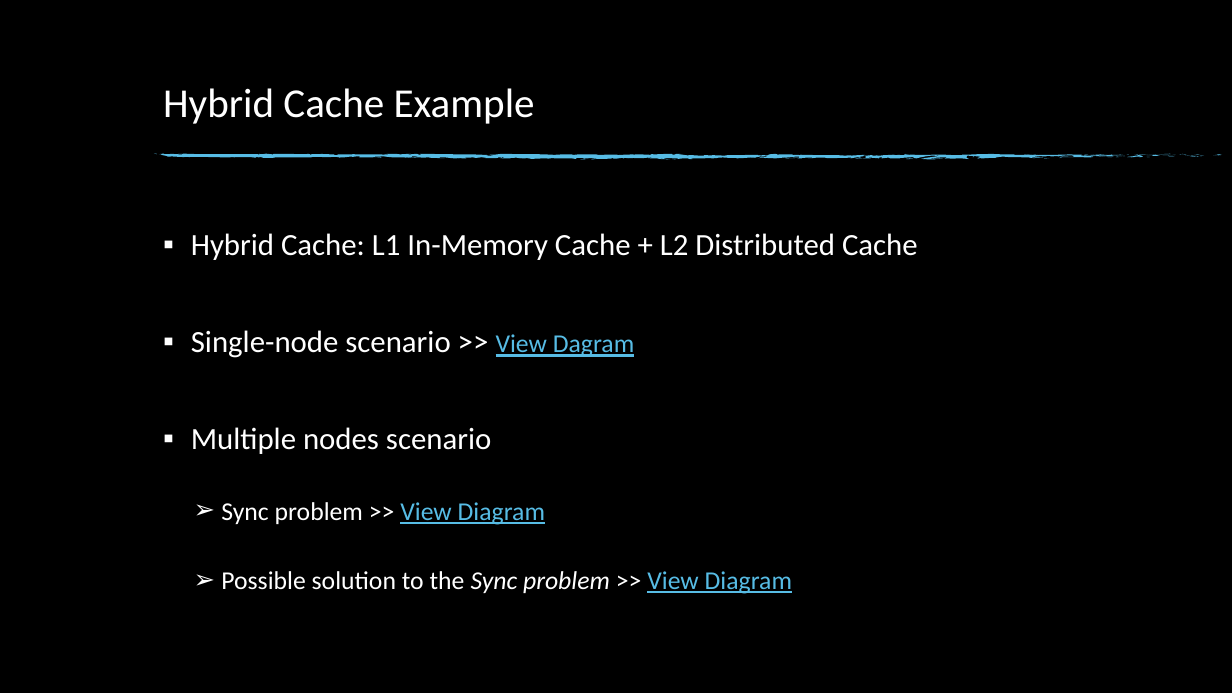
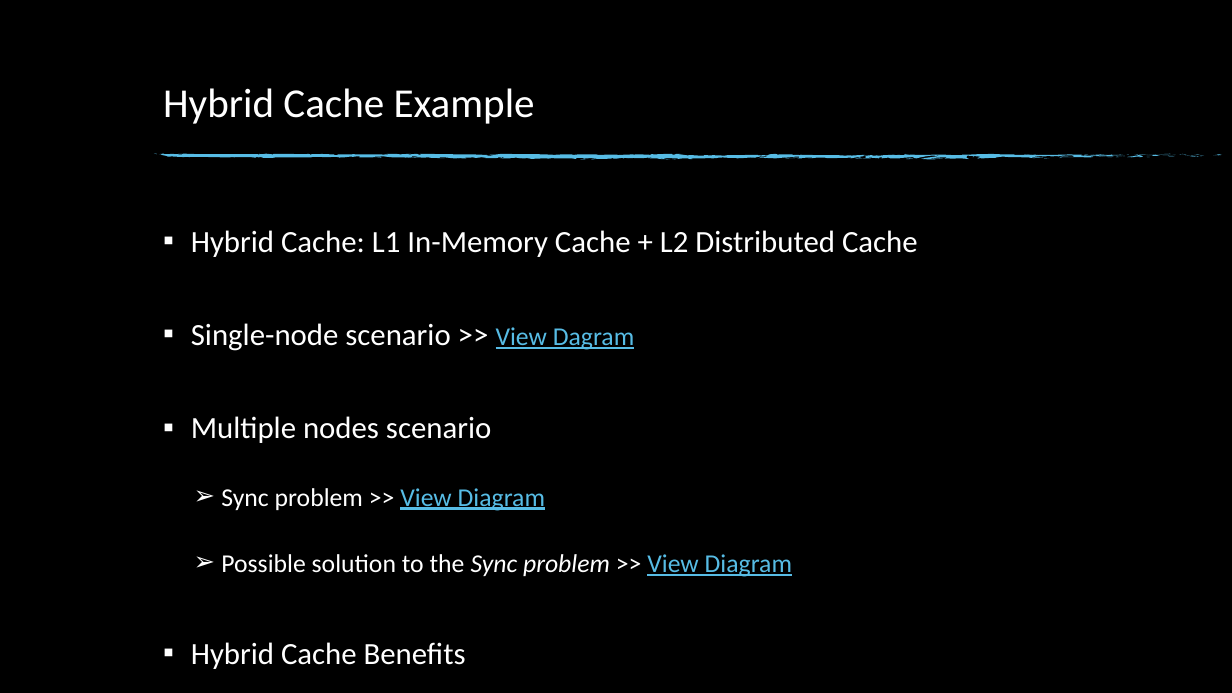
Before and after one commit to klassanov/Caching.PracticalExamples, a slide deck: slide 4 of res/CachePracticalExamples.pptx. Drawn at 1232x693 pixels with LibreOffice and Linux fonts; fonts in the diff are those of the drawing; background and template pictures are left out. Boxes give left, top, right and bottom in pixels: in the first picture for what was removed or moved away, otherwise in the second. Text is boxed around its words. In the diff, an @@ line names an element or a change of style, - is before the commit and + after.

```diff
--- a/res/CachePracticalExamples.pptx
+++ b/res/CachePracticalExamples.pptx
@@ text at (x1=191, y1=230, x2=918, y2=577): line spacing 2 to 1.9 @@
@@ text at (x1=191, y1=642, x2=466, y2=669): paragraph added @@
+▪ Hybrid Cache Benefits
```
Also in this commit, not shown: 2 other slides changed.
